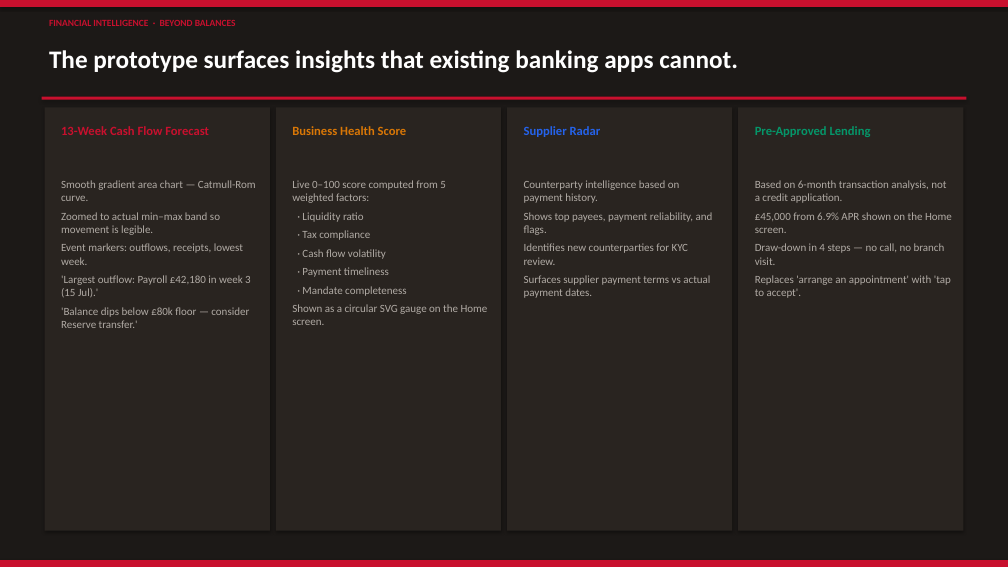
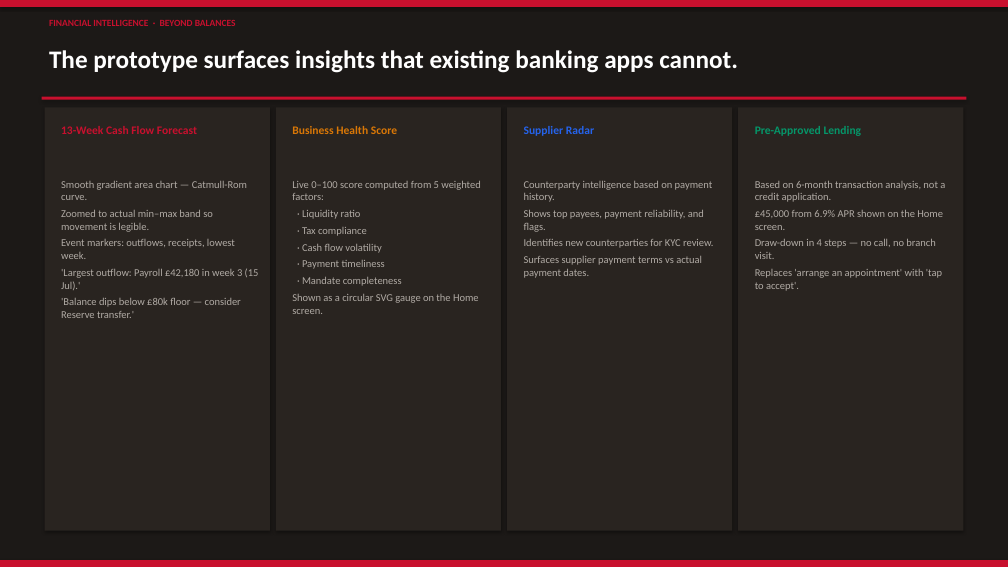
Before and after one commit to imscots-ui/santander, a slide deck: slide 9 of Santander_Digital_Banking_Future.pptx. Drawn at 1008x567 pixels with LibreOffice and Linux fonts; fonts in the diff are those of the drawing. Boxes give left, top, right and bottom in pixels: in the first picture for what was removed or moved away, otherwise in the second. Text is boxed around its words. In the diff, an @@ line names an element or a change of style, - is before the commit and + after.

```diff
--- a/Santander_Digital_Banking_Future.pptx
+++ b/Santander_Digital_Banking_Future.pptx
@@ size 12 to 11 pt in 4 elements at [61, 126, 197, 134], [292, 126, 397, 134], [524, 126, 594, 136], [755, 126, 862, 136] @@
@@ size 10.5 to 10 pt; less space between paragraphs in 4 elements at [524, 181, 713, 278], [755, 181, 945, 291], [61, 181, 259, 318], [292, 181, 480, 314] @@
```
Also in this commit, not shown: 2 other slides changed, 7 other files.
